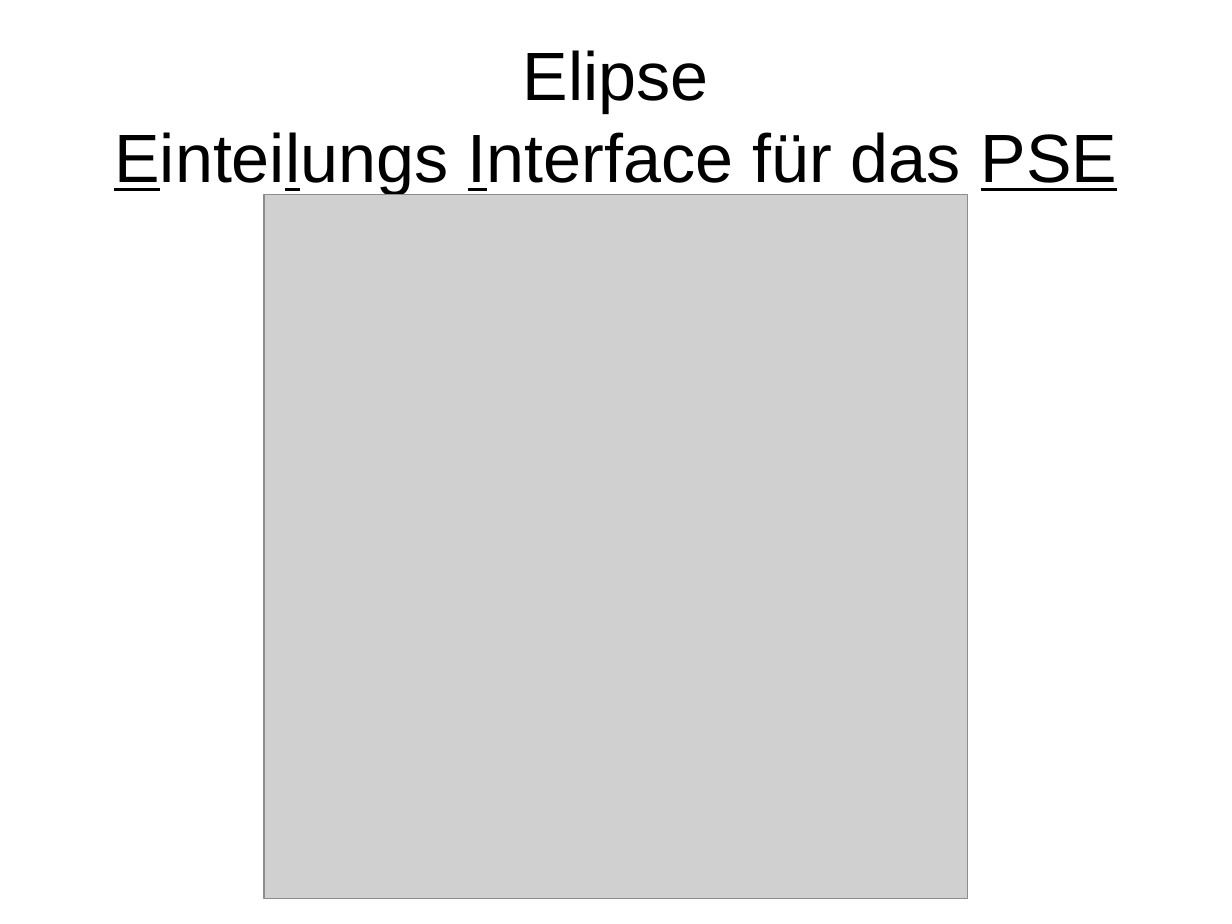
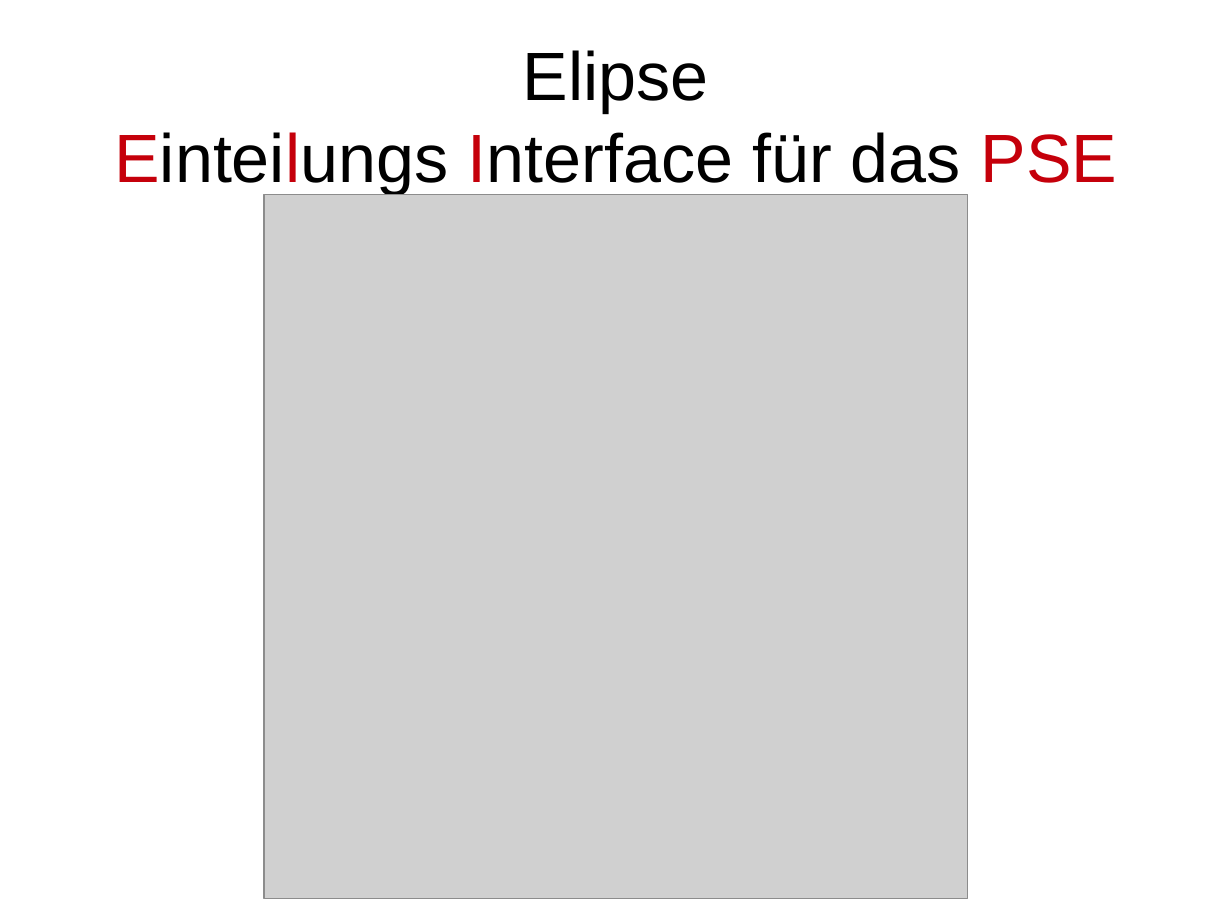
Before and after one commit to EmilDohse/pse_allocation, a slide deck: slide 1 of Pflichtenheft_pse/PSE_Präsentation.odp. Drawn at 1232x924 pixels with LibreOffice and Linux fonts; fonts in the diff are those of the drawing; grey boxes stand for pictures. Boxes give left, top, right and bottom in pixels: in the first picture for what was removed or moved away, otherwise in the second. Text is boxed around its words. In the diff, an @@ line names an element or a change of style, - is before the commit and + after.

```diff
--- a/Pflichtenheft_pse/PSE_Präsentation.odp
+++ b/Pflichtenheft_pse/PSE_Präsentation.odp
@@ title "Elipse Einteilungs Interface für das ..." at <box>114,50,1117,194</box>: text colour #000000 to #C5000B, underline off in "Einteilungs Interface PSE" @@
```
Also in this commit, not shown: 1 other slide changed, 1 slide added.
